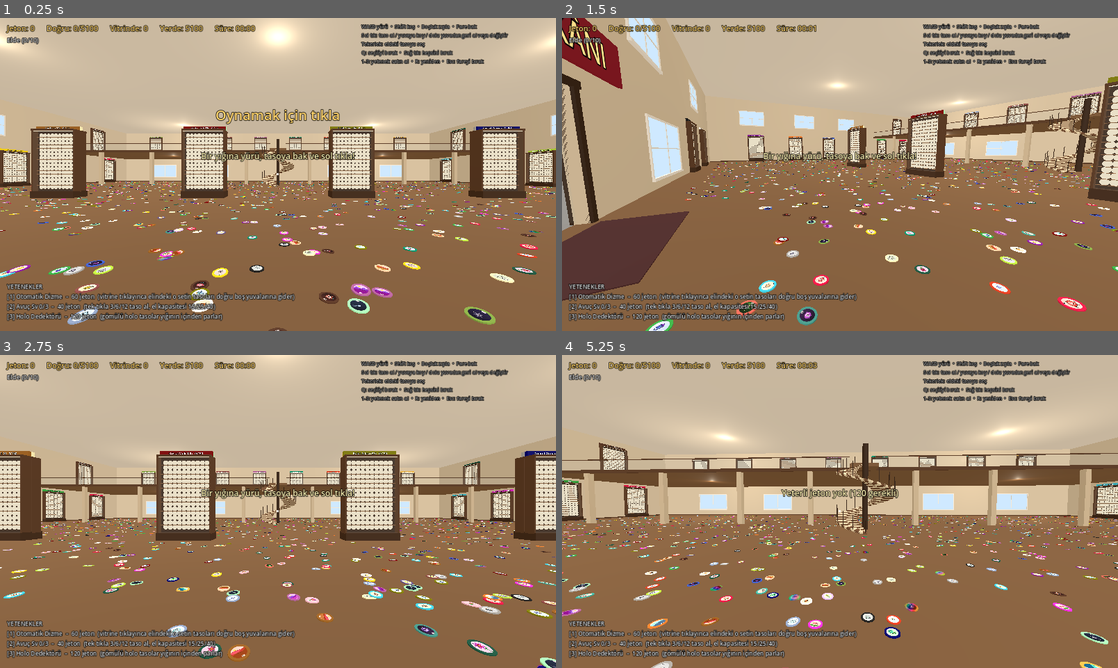
Above: before the commit, frames 1-4 (two rows, left to right).
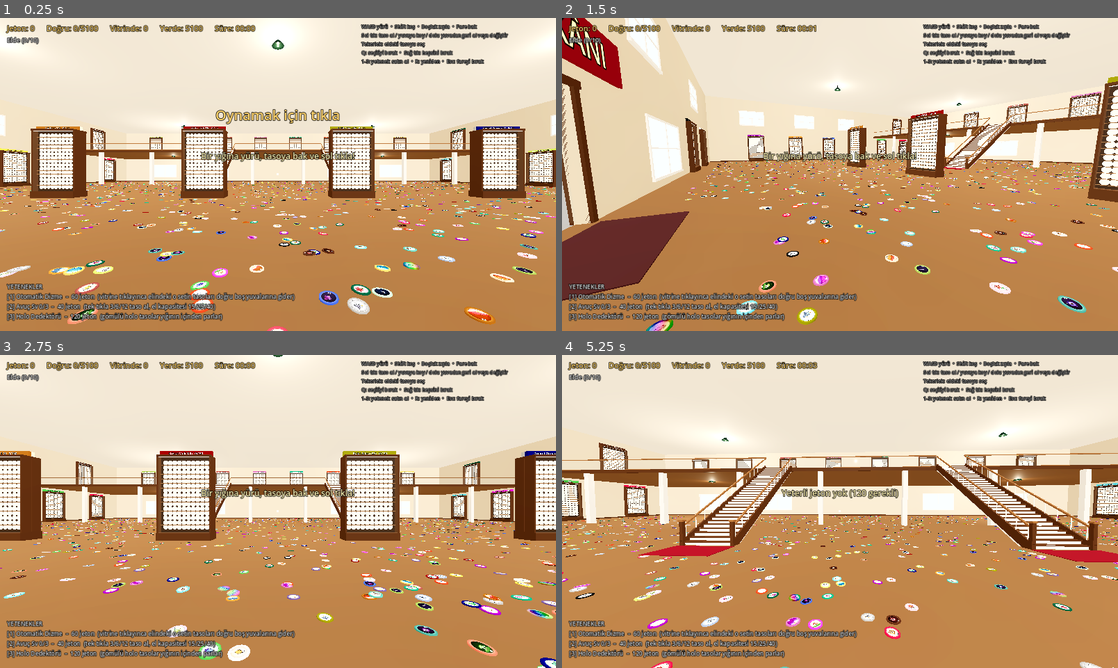
Above: after the commit, the same moments.

Repository: bogacavdar/tasoTidyUp
Game: Godot game, scene res://main.tscn
Same seed, same stepped clock (60 frames per second), same inputs: the game is played once before the commit and once after it.
Inputs (mouse positions are in pixels of both pictures, inside the frame that each line leads up to):
- Up to frame 1 (0.25 s): no input
- Up to frame 2 (1.5 s): tap Enter at 0.5 s; move the mouse to (962, 158) at 0.52 s; hold D 0.53-1.28 s; hold Shift 0.53-1.28 s; click (962, 158) at 0.67 s; tap Space at 0.77 s; move the mouse to (812, 174) at 1.27 s; hold W from 1.28 s (still down); tap Q at 1.35 s
- Up to frame 3 (2.75 s): keep holding W; tap Space at 1.52 s; move the mouse to (289, 505) at 2.02 s; tap R at 2.1 s
- Up to frame 4 (5.25 s): keep holding W; move the mouse to (834, 517) at 2.77 s; tap 1 at 2.85 s; click (834, 517) at 2.92 s; tap Space at 3.02, 3.77, 4.52 s; move the mouse to (878, 514) at 3.52 s; tap 2 at 3.6 s; move the mouse to (795, 508) at 4.27 s; tap 3 at 4.35 s; move the mouse to (845, 511) at 5.02 s; hold Shift from 5.03 s (still down); click (845, 511) at 5.17 s

The runs differ from the first frame. In frame 1, 91% of the frame differs, in the area x 0-100%, y 0-100%; in frame 2, 89%; in frame 3, 90%; in frame 4, 93%.

Commit message:
Malikane tipi iki kollu merdiven, Poly Haven doku altyapısı, gerçekçi ışık, gölgeli taso çizimleri
Co-Authored-By: Claude Opus 5.5 <noreply@anthropic.com>
Claude-Session: https://claude.ai/code/session_01BTyhiHLjtdzr61JEp6Kda6

Diff:
--- a/main.gd
+++ b/main.gd
@@ -25,11 +25,13 @@
 const MEZZ_Y := 5.4            # asma kat zemin yüksekliği
 const MEZZ_EDGE_Z := -10.0     # asma kat z=-25 ile bu değer arasında
 const MEZZ_SHARE := 0.2        # tasoların asma kata saçılan oranı
-const SPIRAL_C := Vector2(0.0, -7.0)   # spiral merdiven merkezi (x, z)
-const SPIRAL_R := 2.3          # dış yarıçap
+const STAIR_X := 8.0           # iki kollu merdiven: x = -8 ve +8
+const STAIR_W := 2.4           # merdiven genişliği
+const STAIR_Z0 := -1.0         # merdivenin başladığı z (zemin kat)
+const STAIR_STEPS := 30
 const STAND_X := [-15.0, -5.0, 5.0, 15.0]
 const STAND_Z := 8.0
-const COLUMN_X := [-28.0, -20.0, -12.0, -5.0, 5.0, 12.0, 20.0, 28.0]
+const COLUMN_X := [-28.0, -20.0, -12.0, -4.0, 4.0, 12.0, 20.0, 28.0]
 
 const SLOT_COLS := 10
 const SLOT_ROWS := 15
@@ -137,6 +139,17 @@
 var lip_mm: MultiMesh
 var hover_ring: MeshInstance3D
 var glass_mat: StandardMaterial3D
+var mat_floor: StandardMaterial3D
+var mat_wall: StandardMaterial3D
+var mat_ceiling: StandardMaterial3D
+var mat_wood: StandardMaterial3D
+var mat_wood_fine: StandardMaterial3D
+var mat_paint: StandardMaterial3D
+var mat_sidewalk: StandardMaterial3D
+var mat_road: StandardMaterial3D
+var mat_marble: StandardMaterial3D
+var board_tint := Color.WHITE
+var board_done_tint := Color.WHITE
 var led_mat: StandardMaterial3D
 var sky_mat: StandardMaterial3D
 var board_mats: Array = []
@@ -268,7 +281,50 @@
 	taso_mat.set_shader_parameter("radius", TASO_R)
 
 
+func _tex(id: String, kind: String) -> Texture2D:
+	var path := "res://assets/tex/%s_%s.jpg" % [id, kind]
+	if ResourceLoader.exists(path):
+		return load(path)
+	return null
+
+
+## Poly Haven dokusu varsa gerçekçi PBR malzeme; yoksa düz renk (fallback)
+func _pbr(id: String, fallback: Color, scale: float, tint: Color = Color.WHITE, rough: float = 0.75) -> StandardMaterial3D:
+	var m := StandardMaterial3D.new()
+	m.albedo_color = fallback
+	m.roughness = rough
+	var d := _tex(id, "diff")
+	if d != null:
+		m.albedo_color = tint
+		m.albedo_texture = d
+		m.uv1_triplanar = true
+		m.uv1_world_triplanar = true
+		m.uv1_scale = Vector3.ONE * scale
+		m.texture_filter = BaseMaterial3D.TEXTURE_FILTER_LINEAR_WITH_MIPMAPS_ANISOTROPIC
+		var n := _tex(id, "nor")
+		if n != null:
+			m.normal_enabled = true
+			m.normal_texture = n
+		var r := _tex(id, "rough")
+		if r != null:
+			m.roughness_texture = r
+			m.roughness = 1.0
+	return m
+
+
 func _make_env_materials() -> void:
+	mat_floor = _pbr("diagonal_parquet", Color("7a5a3c"), 0.5)
+	mat_wall = _pbr("beige_wall_001", Color("d9c9ae"), 0.3, Color(1.0, 0.97, 0.92))
+	mat_ceiling = _pbr("beige_wall_001", Color("ece5d8"), 0.3, Color(1.0, 1.0, 1.0))
+	mat_wood = _pbr("dark_wood", Color("5a3d28"), 0.9, Color.WHITE, 0.5)
+	mat_wood_fine = _pbr("fine_grained_wood", Color("8a6240"), 1.2, Color.WHITE, 0.45)
+	mat_sidewalk = _pbr("concrete_floor_02", Color("8d8d8d"), 0.4)
+	mat_road = _pbr("asphalt_02", Color("3b3b3b"), 0.3)
+	mat_marble = _pbr("marble_01", Color("e8e4dc"), 0.6, Color.WHITE, 0.2)
+	mat_paint = _mat(Color("f1ece2"))
+	var has_wood := mat_wood.albedo_texture != null
+	board_tint = Color(0.62, 0.58, 0.55) if has_wood else BOARD_COLOR
+	board_done_tint = Color(0.45, 0.95, 0.5) if has_wood else BOARD_DONE
 	glass_mat = StandardMaterial3D.new()
 	glass_mat.transparency = BaseMaterial3D.TRANSPARENCY_ALPHA
 	glass_mat.albedo_color = Color(0.85, 0.95, 1.0, 0.1)
@@ -300,7 +356,7 @@
 
 
 # ---------------- Dünya ----------------
-func _box(parent: Node, size: Vector3, pos: Vector3, col: Color, kind: String) -> StaticBody3D:
+func _box(parent: Node, size: Vector3, pos: Vector3, col: Color, kind: String, m: Material = null) -> StaticBody3D:
 	var body := StaticBody3D.new()
 	body.position = pos
 	body.set_meta("kind", kind)
@@ -308,7 +364,7 @@
 	var bm := BoxMesh.new()
 	bm.size = size
 	mi.mesh = bm
-	mi.material_override = _mat(col)
+	mi.material_override = m if m != null else _mat(col)
 	body.add_child(mi)
 	var cs := CollisionShape3D.new()
 	var sh := BoxShape3D.new()
@@ -367,7 +423,15 @@
 	env.background_color = Color("a9cfee")
 	env.ambient_light_source = Environment.AMBIENT_SOURCE_COLOR
 	env.ambient_light_color = Color(1.0, 0.95, 0.88)
-	env.ambient_light_energy = 0.7
+	env.ambient_light_energy = 0.6
+	env.tonemap_mode = Environment.TONE_MAPPER_ACES
+	env.tonemap_exposure = 1.15
+	env.glow_enabled = true
+	env.glow_intensity = 0.5
+	env.glow_bloom = 0.05
+	env.adjustment_enabled = true
+	env.adjustment_saturation = 1.08
+	env.adjustment_contrast = 1.05
 	we.environment = env
 	add_child(we)
 	var sun := DirectionalLight3D.new()
@@ -385,26 +449,28 @@
 		lamp.omni_range = ls[1]
 		lamp.light_energy = 1.3
 		lamp.light_color = Color(1, 0.93, 0.82)
+		lamp.light_energy = 1.6
 		add_child(lamp)
+		_pendant_lamp(lamp.position + Vector3(0, 0.35, 0))
 
 	# --- Zemin, dış kaldırım, tavan ---
 	var floor_col := Color("7a5a3c")
-	_box(self, Vector3(ROOM_W + 0.6, 0.2, ROOM_D + 0.6), Vector3(0, -0.1, 0), floor_col, "floor")
-	_box(self, Vector3(ROOM_W + 30, 0.2, 24), Vector3(0, -0.12, hd + 12.3), Color("8d8d8d"), "floor")
-	_box(self, Vector3(ROOM_W + 30, 0.2, 14), Vector3(0, -0.13, hd + 31), Color("3b3b3b"), "floor")
-	_box(self, Vector3(ROOM_W + 0.6, 0.3, ROOM_D + 0.6), Vector3(0, BUILD_H + 0.15, 0), Color("e9e1d3"), "wall")
+	_box(self, Vector3(ROOM_W + 0.6, 0.2, ROOM_D + 0.6), Vector3(0, -0.1, 0), floor_col, "floor", mat_floor)
+	_box(self, Vector3(ROOM_W + 30, 0.2, 24), Vector3(0, -0.12, hd + 12.3), Color("8d8d8d"), "floor", mat_sidewalk)
+	_box(self, Vector3(ROOM_W + 30, 0.2, 14), Vector3(0, -0.13, hd + 31), Color("3b3b3b"), "floor", mat_road)
+	_box(self, Vector3(ROOM_W + 0.6, 0.3, ROOM_D + 0.6), Vector3(0, BUILD_H + 0.15, 0), Color("e9e1d3"), "wall", mat_ceiling)
 
 	# --- Duvarlar (ön duvarda kapı boşluğu) ---
 	var wall := Color("d9c9ae")
-	_box(self, Vector3(ROOM_W + 0.6, BUILD_H, 0.3), Vector3(0, BUILD_H / 2, -hd - 0.15), wall, "wall")
-	_box(self, Vector3(0.3, BUILD_H, ROOM_D + 0.6), Vector3(-hw - 0.15, BUILD_H / 2, 0), wall, "wall")
-	_box(self, Vector3(0.3, BUILD_H, ROOM_D + 0.6), Vector3(hw + 0.15, BUILD_H / 2, 0), wall, "wall")
+	_box(self, Vector3(ROOM_W + 0.6, BUILD_H, 0.3), Vector3(0, BUILD_H / 2, -hd - 0.15), wall, "wall", mat_wall)
+	_box(self, Vector3(0.3, BUILD_H, ROOM_D + 0.6), Vector3(-hw - 0.15, BUILD_H / 2, 0), wall, "wall", mat_wall)
+	_box(self, Vector3(0.3, BUILD_H, ROOM_D + 0.6), Vector3(hw + 0.15, BUILD_H / 2, 0), wall, "wall", mat_wall)
 	var seg_w := hw - DOOR_W / 2.0
 	for sx in [-1.0, 1.0]:
-		_box(self, Vector3(seg_w, BUILD_H, 0.3), Vector3(sx * (DOOR_W / 2.0 + seg_w / 2.0), BUILD_H / 2, hd + 0.15), wall, "wall")
-	_box(self, Vector3(DOOR_W, BUILD_H - DOOR_H, 0.3), Vector3(0, DOOR_H + (BUILD_H - DOOR_H) / 2, hd + 0.15), wall, "wall")
+		_box(self, Vector3(seg_w, BUILD_H, 0.3), Vector3(sx * (DOOR_W / 2.0 + seg_w / 2.0), BUILD_H / 2, hd + 0.15), wall, "wall", mat_wall)
+	_box(self, Vector3(DOOR_W, BUILD_H - DOOR_H, 0.3), Vector3(0, DOOR_H + (BUILD_H - DOOR_H) / 2, hd + 0.15), wall, "wall", mat_wall)
 	# süpürgelik
-	var trim := _mat(Color("5a3d28"))
+	var trim: Material = mat_wood
 	_mesh_box(self, Vector3(ROOM_W, 0.15, 0.04), Vector3(0, 0.075, -hd + 0.02), trim)
 	_mesh_box(self, Vector3(0.04, 0.15, ROOM_D), Vector3(-hw + 0.02, 0.075, 0), trim)
 	_mesh_box(self, Vector3(0.04, 0.15, ROOM_D), Vector3(hw - 0.02, 0.075, 0), trim)
@@ -412,14 +478,14 @@
 	# --- Kapı: çerçeve, açık cam kanatlar, tabela ---
 	var frame_col := Color("3b2a1d")
 	for sx in [-1.0, 1.0]:
-		_box(self, Vector3(0.2, DOOR_H, 0.45), Vector3(sx * (DOOR_W / 2.0 + 0.1), DOOR_H / 2, hd + 0.15), frame_col, "wall")
+		_box(self, Vector3(0.2, DOOR_H, 0.45), Vector3(sx * (DOOR_W / 2.0 + 0.1), DOOR_H / 2, hd + 0.15), frame_col, "wall", mat_wood)
 		var leaf := Node3D.new()
 		leaf.position = Vector3(sx * DOOR_W / 2.0, 0, hd + 0.2)
 		leaf.rotation.y = sx * 1.3
 		add_child(leaf)
 		_mesh_box(leaf, Vector3(DOOR_W / 2.0 - 0.1, DOOR_H - 0.15, 0.05), Vector3(-sx * (DOOR_W / 4.0), DOOR_H / 2, 0), glass_mat)
-		_mesh_box(leaf, Vector3(0.06, DOOR_H - 0.15, 0.07), Vector3(-sx * (DOOR_W / 2.0 - 0.1), DOOR_H / 2, 0), _mat(frame_col))
-	_mesh_box(self, Vector3(DOOR_W + 0.6, 0.2, 0.45), Vector3(0, DOOR_H + 0.1, hd + 0.15), _mat(frame_col))
+		_mesh_box(leaf, Vector3(0.06, DOOR_H - 0.15, 0.07), Vector3(-sx * (DOOR_W / 2.0 - 0.1), DOOR_H / 2, 0), mat_wood)
+	_mesh_box(self, Vector3(DOOR_W + 0.6, 0.2, 0.45), Vector3(0, DOOR_H + 0.1, hd + 0.15), mat_wood)
 	for side in [1.0, -1.0]:
 		var sign_z: float = hd + 0.15 + side * 0.25
 		var board := _mesh_box(self, Vector3(9.0, 1.4, 0.12), Vector3(0, DOOR_H + 1.3, sign_z), _mat(Color("8a1f2b")))
@@ -448,9 +514,9 @@
 		_window(Vector3(x, 2.4, -hd + 0.03), Vector2(5.0, 2.6), 0.0)
 
 	# --- Kasa ---
-	var counter := _box(self, Vector3(3.2, 1.0, 1.0), Vector3(8.5, 0.5, hd - 5.5), Color("6b4a32"), "wall")
+	var counter := _box(self, Vector3(3.2, 1.0, 1.0), Vector3(8.5, 0.5, hd - 5.5), Color("6b4a32"), "wall", mat_wood)
 	counter.set_meta("kind", "wall")
-	_mesh_box(self, Vector3(3.3, 0.06, 1.1), Vector3(8.5, 1.03, hd - 5.5), _mat(Color("e8e0d0")))
+	_mesh_box(self, Vector3(3.3, 0.06, 1.1), Vector3(8.5, 1.03, hd - 5.5), mat_marble)
 	_mesh_box(self, Vector3(0.5, 0.3, 0.4), Vector3(8.0, 1.21, hd - 5.5), _mat(Color("2a2a2a")))
 	var kl := Label3D.new()
 	kl.text = "KASA"
@@ -463,22 +529,27 @@
 
 	# --- Asma kat: döşeme, kolonlar, cam korkuluk, sahanlık ---
 	var mezz_d := MEZZ_EDGE_Z + hd
-	_box(self, Vector3(ROOM_W, 0.3, mezz_d), Vector3(0, MEZZ_Y - 0.15, (-hd + MEZZ_EDGE_Z) / 2.0), floor_col, "floor")
+	_box(self, Vector3(ROOM_W, 0.3, mezz_d), Vector3(0, MEZZ_Y - 0.15, (-hd + MEZZ_EDGE_Z) / 2.0), floor_col, "floor", mat_floor)
 	_mesh_box(self, Vector3(ROOM_W, 0.32, 0.06), Vector3(0, MEZZ_Y - 0.15, MEZZ_EDGE_Z + 0.03), trim)
 	for x in COLUMN_X:
-		_box(self, Vector3(0.45, MEZZ_Y - 0.3, 0.45), Vector3(x, (MEZZ_Y - 0.3) / 2.0, MEZZ_EDGE_Z - 0.3), Color("cbb89a"), "wall")
-	var rail_glass := glass_mat
-	for sx in [-1.0, 1.0]:
-		var seg_len := hw - 1.2
-		var cx: float = sx * (1.2 + seg_len / 2.0)
+		_box(self, Vector3(0.45, MEZZ_Y - 0.3, 0.45), Vector3(x, (MEZZ_Y - 0.3) / 2.0, MEZZ_EDGE_Z - 0.3), Color("cbb89a"), "wall", mat_marble)
+	# Cam korkuluk: iki merdivenin geldiği yerlerde boşluk var
+	var gap := STAIR_W / 2.0 + 0.05
+	var rail_spans := [
+		[-hw, -STAIR_X - gap], [-STAIR_X + gap, STAIR_X - gap], [STAIR_X + gap, hw],
+	]
+	for span in rail_spans:
+		var x0: float = span[0]
+		var x1: float = span[1]
+		var seg_len := x1 - x0
+		var cx := (x0 + x1) / 2.0
 		var rail := _box(self, Vector3(seg_len, 1.0, 0.05), Vector3(cx, MEZZ_Y + 0.5, MEZZ_EDGE_Z - 0.08), Color("cfe8f0"), "wall")
-		(rail.get_child(0) as MeshInstance3D).material_override = rail_glass
-		_mesh_box(self, Vector3(seg_len, 0.07, 0.1), Vector3(cx, MEZZ_Y + 1.03, MEZZ_EDGE_Z - 0.08), trim)
-	# Sahanlık: merdivenin bittiği yerden asma kat kenarına
-	var land_d := (SPIRAL_C.y - (SPIRAL_R - 0.8) + 0.4) - MEZZ_EDGE_Z
-	_box(self, Vector3(2.4, 0.3, land_d), Vector3(SPIRAL_C.x, MEZZ_Y - 0.15, MEZZ_EDGE_Z + land_d / 2.0), floor_col, "floor")
-
-	_build_spiral()
+		(rail.get_child(0) as MeshInstance3D).material_override = glass_mat
+		_mesh_box(self, Vector3(seg_len, 0.07, 0.1), Vector3(cx, MEZZ_Y + 1.03, MEZZ_EDGE_Z - 0.08), mat_wood_fine)
+		_mesh_box(self, Vector3(seg_len, 0.05, 0.08), Vector3(cx, MEZZ_Y + 0.03, MEZZ_EDGE_Z - 0.08), mat_wood_fine)
+
+	_build_stairs(-STAIR_X)
+	_build_stairs(STAIR_X)
 
 	# --- Ortak çoklu çizimler: yuva halkaları, raf çıtaları, vitrindeki tasolar ---
 	var total := set_count * NUMBERS_PER_SET
@@ -508,7 +579,7 @@
 	lip_mm.instance_count = set_count * SLOT_ROWS
 	var lip_mmi := MultiMeshInstance3D.new()
 	lip_mmi.multimesh = lip_mm
-	lip_mmi.material_override = _mat(Color("8a6240"))
+	lip_mmi.material_override = mat_wood_fine
 	add_child(lip_mmi)
 
 	shelf_mm = _new_mm(total)
@@ -553,47 +624,113 @@
 	_mesh_box(node, Vector3(size.x, 0.05, 0.05), Vector3(0, 0, 0.02), fm)
 
 
-## Spiral merdiven: üstü basamaklı görünen, eğimli parçalardan oluşan helezon rampa
-func _build_spiral() -> void:
-	var c := Vector3(SPIRAL_C.x, 0, SPIRAL_C.y)
-	var turns := 1.5
-	var segs := 72
-	var sweep := TAU * turns
-	var end_ang := -PI / 2.0                     # en üstte kuzeye (asma kata) bakar
-	var start_ang := end_ang - sweep
-	var rise := MEZZ_Y / segs
-	var mid_r := SPIRAL_R - 0.8
-	var step_mat := _mat(Color("6b4a32"))
-	var edge_mat := _mat(Color("d8c9a8"))
-	for k in segs:
-		var a := start_ang + (k + 0.5) * sweep / segs
-		var radial := Vector3(cos(a), 0, sin(a))
-		var tangent := Vector3(-sin(a), 0, cos(a))
-		var arc := mid_r * sweep / segs
-		var zf := (tangent * arc + Vector3.UP * rise).normalized()
-		var yu := zf.cross(radial)
-		var b := Basis(radial, yu, zf)
-		var pos := c + radial * mid_r + Vector3.UP * ((k + 0.5) * rise - 0.06)
+## Bir merdiven kolu: verilen x'te, zemin kattan (z = STAIR_Z0) asma kat kenarına (z = MEZZ_EDGE_Z) çıkar.
+## İki kol (x = -8 ve +8) asma katın balkonuyla birlikte U şekli oluşturur.
+## Görünen basamakların altında, karakterin takılmadan yürüdüğü görünmez düz bir rampa var.
+func _build_stairs(x: float) -> void:
+	var run := STAIR_Z0 - MEZZ_EDGE_Z
+	var rise := MEZZ_Y / STAIR_STEPS
+	var tread := run / STAIR_STEPS
+	var w := STAIR_W
+	# basamaklar ve rıhtlar
+	for k in STAIR_STEPS:
+		var z_front := STAIR_Z0 - k * tread
+		var y_top := (k + 1) * rise
+		_mesh_box(self, Vector3(w, 0.045, tread + 0.035), Vector3(x, y_top - 0.0225, z_front - tread / 2.0 + 0.0175), mat_wood)
+		_mesh_box(self, Vector3(w - 0.02, rise, 0.02), Vector3(x, y_top - rise / 2.0, z_front - 0.01), mat_paint)
+	# basamakların altını kapatan eğimli gövde ve yan kirişler (görsel)
+	var p0 := Vector3(x, 0.0, STAIR_Z0)
+	var p1 := Vector3(x, MEZZ_Y, MEZZ_EDGE_Z)
+	_slope_box(self, Vector3(w, 0.25, 0.0), p0, p1, -0.2, mat_paint, false)
+	for sx in [-1.0, 1.0]:
+		var side := Vector3(sx * (w / 2.0 + 0.05), 0, 0)
+		_slope_box(self, Vector3(0.1, 0.45, 0.0), p0 + side, p1 + side, 0.05, mat_wood, false)
+	# görünmez yürüme rampası: basamak burunlarının biraz altından geçer
+	var ext := (p1 - p0).normalized()
+	_slope_box(self, Vector3(w, 0.1, 0.0), p0 + Vector3(0, rise * 0.5, 0) - ext * 0.6, p1 + Vector3(0, rise * 0.5, 0), -0.05, null, true)
+	# korkuluklar: görünmez duvar + babalar + küpeşte
+	for sx in [-1.0, 1.0]:
+		var side := Vector3(sx * (w / 2.0 + 0.04), 0, 0)
+		_slope_box(self, Vector3(0.06, 1.0, 0.0), p0 + side, p1 + side, 0.55, null, true)
+		_slope_box(self, Vector3(0.09, 0.07, 0.0), p0 + side + Vector3(0, 0.95, 0), p1 + side + Vector3(0, 0.95, 0), 0.0, mat_wood_fine, false)
+		for k in range(0, STAIR_STEPS, 2):
+			var z := STAIR_Z0 - (k + 0.5) * tread
+			var y := (k + 1) * rise
+			_cyl(self, 0.022, 0.92, Vector3(x + side.x, y + 0.46, z), Color("f1ece2"), false)
+		# başlangıç direği
+		_box(self, Vector3(0.16, 1.15, 0.16), Vector3(x + side.x, 0.575, STAIR_Z0 + 0.05), Color("5a3d28"), "wall", mat_wood)
+		_mesh_box(self, Vector3(0.22, 0.08, 0.22), Vector3(x + side.x, 1.19, STAIR_Z0 + 0.05), mat_wood_fine)
+	# merdiven önünde halı
+	_mesh_box(self, Vector3(w + 0.4, 0.015, 1.6), Vector3(x, 0.008, STAIR_Z0 + 1.0), _mat(Color("7a1f27")))
+
+
+## a'dan b'ye uzanan eğimli kutu. size.x = genişlik, size.y = kalınlık (uzunluk otomatik).
+## up_off: kutunun yüzeye dik yönde kaydırılması. m = null ise görünmez.
+func _slope_box(parent: Node, size: Vector3, a: Vector3, b: Vector3, up_off: float, m: Material, collide: bool) -> void:
+	var zf := (b - a).normalized()
+	var yu := (Vector3.UP - zf * Vector3.UP.dot(zf)).normalized()
+	var xr := yu.cross(zf)
+	var length := a.distance_to(b)
+	var sz := Vector3(size.x, size.y, length)
+	var xf := Transform3D(Basis(xr, yu, zf), (a + b) / 2.0 + yu * up_off)
+	if collide:
 		var body := StaticBody3D.new()
-		body.transform = Transform3D(b, pos)
+		body.transform = xf
 		body.set_meta("kind", "floor")
-		var size := Vector3(1.6, 0.12, arc * 1.9)
-		var mi := MeshInstance3D.new()
-		var bm := BoxMesh.new()
-		bm.size = size
-		mi.mesh = bm
-		mi.material_override = step_mat if k % 2 == 0 else edge_mat
-		body.add_child(mi)
 		var cs := CollisionShape3D.new()
 		var sh := BoxShape3D.new()
-		sh.size = size
+		sh.size = sz
 		cs.shape = sh
 		body.add_child(cs)
-		add_child(body)
-		if k % 3 == 0:
-			var post_pos := c + radial * (SPIRAL_R - 0.05) + Vector3.UP * ((k + 0.5) * rise + 0.5)
-			_cyl(self, 0.025, 1.0, post_pos, Color("3b2a1d"), false)
-	_cyl(self, 0.22, MEZZ_Y + 1.2, c + Vector3.UP * (MEZZ_Y + 1.2) / 2.0, Color("3b2a1d"), true)
+		if m != null:
+			var mi := MeshInstance3D.new()
+			var bm := BoxMesh.new()
+			bm.size = sz
+			mi.mesh = bm
+			mi.material_override = m
+			body.add_child(mi)
+		parent.add_child(body)
+	elif m != null:
+		var mi2 := MeshInstance3D.new()
+		var bm2 := BoxMesh.new()
+		bm2.size = sz
+		mi2.mesh = bm2
+		mi2.material_override = m
+		mi2.transform = xf
+		parent.add_child(mi2)
+
+
+## Tavandan sarkan sarkıt lamba (kablo, abajur, parlayan ampul)
+func _pendant_lamp(pos: Vector3) -> void:
+	var top := BUILD_H if pos.y > MEZZ_Y + 1.0 else MEZZ_Y - 0.3
+	var cord_len := maxf(top - pos.y, 0.1)
+	_cyl(self, 0.01, cord_len, pos + Vector3(0, cord_len / 2.0, 0), Color("202020"), false)
+	var shade := MeshInstance3D.new()
+	var cm := CylinderMesh.new()
+	cm.top_radius = 0.12
+	cm.bottom_radius = 0.42
+	cm.height = 0.35
+	cm.radial_segments = 24
+	shade.mesh = cm
+	var sm := StandardMaterial3D.new()
+	sm.albedo_color = Color("2f4f3f")
+	sm.metallic = 0.6
+	sm.roughness = 0.35
+	sm.cull_mode = BaseMaterial3D.CULL_DISABLED
+	shade.material_override = sm
+	shade.position = pos
+	add_child(shade)
+	var bulb := MeshInstance3D.new()
+	var sp := SphereMesh.new()
+	sp.radius = 0.09
+	sp.height = 0.18
+	bulb.mesh = sp
+	var bm := StandardMaterial3D.new()
+	bm.shading_mode = BaseMaterial3D.SHADING_MODE_UNSHADED
+	bm.albedo_color = Color(1.0, 0.92, 0.75)
+	bulb.material_override = bm
+	bulb.position = pos + Vector3(0, -0.15, 0)
+	add_child(bulb)
 
 
 ## 34 vitrin: [konum, y-dönüşü]. Vitrin yerelde +z'ye bakar.
@@ -635,15 +772,17 @@
 	var top_y := BOARD_Y + h / 2.0
 	var base_top := BOARD_Y - h / 2.0
 
-	var back := _box(shelf, Vector3(w, h, 0.1), Vector3(0, BOARD_Y, 0), BOARD_COLOR, "shelf")
+	var board_m: StandardMaterial3D = mat_wood.duplicate()
+	board_m.albedo_color = board_tint
+	var back := _box(shelf, Vector3(w, h, 0.1), Vector3(0, BOARD_Y, 0), BOARD_COLOR, "shelf", board_m)
 	back.set_meta("grp", g)
-	board_mats.append((back.get_child(0) as MeshInstance3D).material_override)
+	board_mats.append(board_m)
 	for sx in [-1.0, 1.0]:
-		var side := _box(shelf, Vector3(0.08, h + 0.12, depth), Vector3(sx * (w / 2.0 + 0.04), BOARD_Y, depth / 2.0 - 0.05), wood, "shelf")
+		var side := _box(shelf, Vector3(0.08, h + 0.12, depth), Vector3(sx * (w / 2.0 + 0.04), BOARD_Y, depth / 2.0 - 0.05), wood, "shelf", mat_wood)
 		side.set_meta("grp", g)
-	var cap := _box(shelf, Vector3(w + 0.16, 0.1, depth + 0.04), Vector3(0, top_y + 0.05, depth / 2.0 - 0.04), wood, "shelf")
+	var cap := _box(shelf, Vector3(w + 0.16, 0.1, depth + 0.04), Vector3(0, top_y + 0.05, depth / 2.0 - 0.04), wood, "shelf", mat_wood)
 	cap.set_meta("grp", g)
-	var base := _box(shelf, Vector3(w + 0.16, base_top, depth + 0.08), Vector3(0, base_top / 2.0, depth / 2.0 - 0.02), wood.darkened(0.25), "shelf")
+	var base := _box(shelf, Vector3(w + 0.16, base_top, depth + 0.08), Vector3(0, base_top / 2.0, depth / 2.0 - 0.02), wood.darkened(0.25), "shelf", mat_wood)
 	base.set_meta("grp", g)
 	var header := _box(shelf, Vector3(w + 0.16, 0.26, 0.12), Vector3(0, top_y + 0.23, 0.02), col, "shelf")
 	header.set_meta("grp", g)
@@ -771,7 +910,7 @@
 
 ## Zemin katta taso saçılmayacak yerler: merdiven, standlar, kolonlar, kapı önü, kasa
 func _floor_blocked(p: Vector3) -> bool:
-	if Vector2(p.x, p.z).distance_to(SPIRAL_C) < SPIRAL_R + 0.6:
+	if absf(absf(p.x) - STAIR_X) < STAIR_W / 2.0 + 0.6 and p.z > MEZZ_EDGE_Z - 0.5 and p.z < STAIR_Z0 + 2.0:
 		return true
 	for sx in STAND_X:
 		if absf(p.x - sx) < 2.2 and absf(p.z - STAND_Z) < 1.3:
@@ -1263,7 +1402,7 @@
 	if done != shelf_done[g]:
 		shelf_done[g] = done
 		var bm: StandardMaterial3D = board_mats[g]
-		bm.albedo_color = BOARD_DONE if done else BOARD_COLOR
+		bm.albedo_color = board_done_tint if done else board_tint
 		var hm: StandardMaterial3D = header_mats[g]
 		hm.emission_enabled = done
 		for k in NUMBERS_PER_SET:
--- a/project.godot
+++ b/project.godot
@@ -16,6 +16,14 @@
 window/stretch/mode="canvas_items"
 window/handheld/orientation=4
 
+[importer_defaults]
+
+texture={
+"compress/mode": 2,
+"mipmaps/generate": true,
+"detect_3d/compress_to": 0
+}
+
 [input_devices]
 
 pointing/emulate_mouse_from_touch=false
--- a/taso.gdshader
+++ b/taso.gdshader
@@ -81,10 +81,16 @@
 }
 
 // Döndürülmüş, kenar çizgili elips
+// Döndürülmüş, kenar çizgili, hacimli gölgelendirilmiş elips (üst-sol ışık + parlama)
 vec3 blob(vec3 col, vec2 p, vec2 c, vec2 r, float a, vec3 fc, vec3 lc, float line) {
-	float d = ell_d(p, c, r, a);
+	vec2 q = rot(p - c, -a);
+	vec2 v = q / r;
+	float d = (length(v) - 1.0) * min(r.x, r.y);
 	col = mix(col, lc, aa(d - line));
-	return mix(col, fc, aa(d));
+	float shade = 1.0 + 0.16 * (-v.x * 0.6 - v.y * 0.8) - 0.12 * dot(v, v);
+	float spec = smoothstep(0.34, 0.0, length(v - vec2(-0.38, -0.45))) * 0.3;
+	vec3 f = fc * shade + vec3(spec);
+	return mix(col, f, aa(d));
 }
 
 // Kenar çizgili şekil: verilen mesafe değeriyle
@@ -583,7 +589,21 @@
 		else if (motif < 6.5) { art = m_bird(p, seed, hue, mode, art); }
 		else if (motif < 7.5) { art = m_landscape(p, seed, hue, mode, art); }
 		else { art = m_bug(p, seed, hue, mode, art); }
+		// zemin gölgesi (ayakta duran motiflerde)
+		if (motif < 0.5 || (motif > 4.5 && motif < 6.5) || motif > 7.5) {
+			float sh = smoothstep(1.0, 0.0, length((p - vec2(0.0, 0.47)) / vec2(0.42, 0.07)));
+			art = mix(art, art * 0.68, sh * 0.55);
+		}
+		// baskı dokusu ve kenar kararması
+		float grain = hsh(floor(uv.x * 380.0) + floor(uv.y * 380.0) * 397.0, 5.0);
+		art *= 0.965 + 0.07 * grain;
+		art *= mix(1.0, 0.82, smoothstep(0.22, 0.37, d));
 		base = mix(base, art, disc);
+		// taso kenarı: hafif kabartma halkası ve dışa doğru koyulaşma
+		float rim = 1.0 - disc;
+		base *= mix(1.0, 0.86 + 0.18 * (1.0 - smoothstep(0.375, 0.5, d)), rim);
+		base = mix(base, min(base * 1.35 + 0.05, vec3(1.0)), smoothstep(0.012, 0.0, abs(d - 0.388)) * 0.7);
+		base = mix(base, base * 0.6, smoothstep(0.01, 0.0, abs(d - 0.373)) * 0.8);
 
 		// altta küçük numara, okunur olsun diye yarı saydam etiket üstünde
 		float pill = max(abs(uv.x - 0.5) - 0.075, abs(uv.y - 0.815) - 0.045);
@@ -598,6 +618,7 @@
 		EMISSION = rainbow * 0.3;
 	}
 	ALBEDO = base;
-	ROUGHNESS = holo > 0.5 ? 0.25 : 0.65;
-	METALLIC = holo > 0.5 ? 0.4 : 0.0;
-}
+	ROUGHNESS = holo > 0.5 ? 0.22 : 0.42;
+	METALLIC = holo > 0.5 ? 0.45 : 0.0;
+	SPECULAR = 0.6;
+}
Not shown, added: assets/textures.txt
Not shown, added: assets/CREDITS.md
